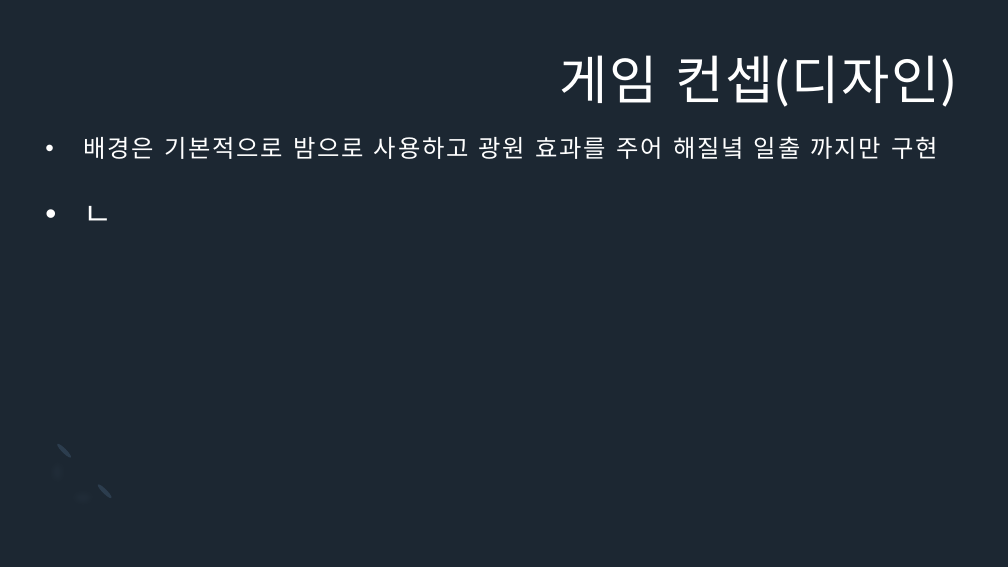
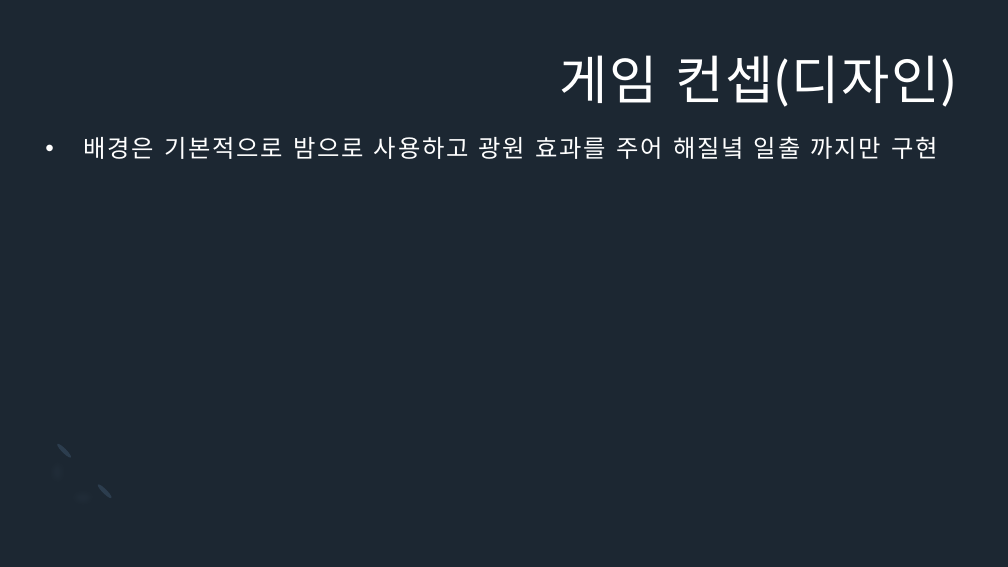
Before and after one commit to Icloy/2D_Roguelike, a slide deck: slide 6 of 기획서.pptx (slide 5 before the commit). Drawn at 1008x567 pixels with LibreOffice and Linux fonts; fonts in the diff are those of the drawing. Boxes give left, top, right and bottom in pixels: in the first picture for what was removed or moved away, otherwise in the second. Text is boxed around its words. In the diff, an @@ line names an element or a change of style, - is before the commit and + after.

```diff
--- a/기획서.pptx
+++ b/기획서.pptx
@@ text removed at <box>83,206,112,221</box> @@
-• ㄴ
```
Also in this commit, not shown: 6 other slides changed, 5 slides added, 1 slide removed.
